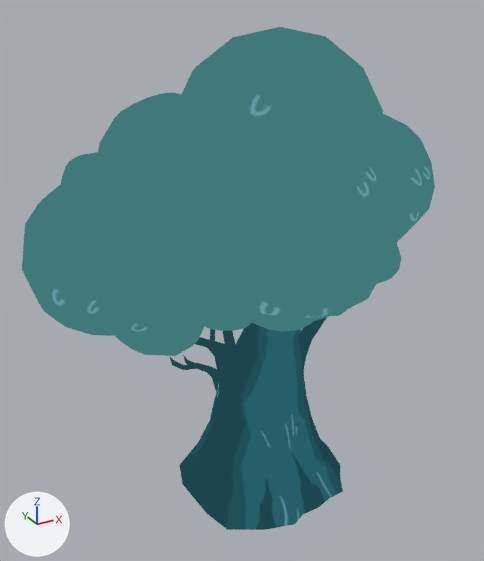
The glTF model godot/assets/models/battle/summons/TreeEvil.glb, before and after one commit.
Camera for both pictures: a camera (50 mm lens) standing at (-0.183, -0.309, 0.291) and looking at (-0.01, 0.005, 0.134). Arrows for +X, +Y and +Z are at lower left; the lights stay in place. The first picture is the older version. Both versions are drawn at frame 5 of the action 'EvilTree_Idle'; the numbers are the values there. Vertices at exactly the same position are counted once.

Script lines for the objects in view, before the commit:
```python
me_treeevil = bpy.data.meshes.new('TreeEvil')
me_treeevil.from_pydata(...)  # 1024 vertices, 1874 faces; spans x -2.65..2.19, y 0.01..5.44, z -1.45..1.45
me_treeevil.materials.append(mat_treeevil)
ob_treeevil_001 = bpy.data.objects.new('TreeEvil.001', me_treeevil)
ob_treeevil_001.parent = ob_treeevil
ob_treeevil_001.location = (0.0, 0.00474, 0.0)
ob_treeevil_001.rotation_euler = (1.571, 0.0, 0.0)  # degrees (90, 0, 0)
```
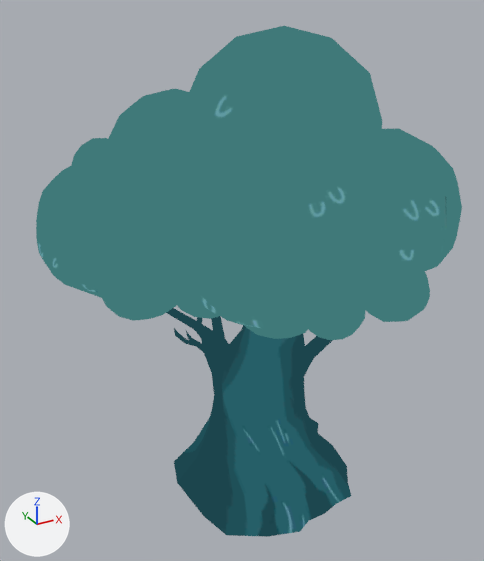
Boxes [x1, y1, x2, y2] around the edits, measured in the pictures (484 x 561 px; the box of a moved part takes in the faces that stretch with it):
'TreeEvil.001', reshaped, moved, rescaled, turned: before [22, 27, 435, 530]; after [36, 26, 462, 537]
part 1 of me_treeevil, moved or reshaped: before [116, 309, 207, 356]; after [102, 287, 176, 321]
part 2 of me_treeevil, moved or reshaped: before [204, 293, 259, 331]; after [171, 281, 219, 319]
part 3 of me_treeevil, moved or reshaped (mostly hidden before): before [332, 310, 346, 316]; after [309, 306, 365, 340]
part 4 of me_treeevil, moved or reshaped: before [22, 27, 435, 530]; after [36, 26, 462, 537]

Patch to the scene script:
```diff
--- a/godot/assets/models/battle/summons/TreeEvil.glb.py
+++ b/godot/assets/models/battle/summons/TreeEvil.glb.py
@@ me_treeevil @@
 # used by ob_treeevil_001; parent = ob_treeevil; location = (0.0, 0.00474, 0.0); rotation_euler = (1.571, 0.0, 0.0), in degrees (90, 0, 0)
-me_treeevil.from_pydata(...)  # 1024 vertices, 1874 faces; spans x -2.65..2.19, y 0.01..5.44, z -1.45..1.45
+me_treeevil.from_pydata(...)  # 1024 vertices, 1874 faces; spans x -2.28..1.94, y -1.6..1.9, z 0.02..5.45
+# me_treeevil part 1: the loose piece of 71 vertices spanning x -1.88..-0.83, y 2.2..3.11, z -0.78..0.78 is multiplied about its middle by the matrix ((0.815, -0.004, -0.583), (-0.627, -0.071, -0.811), (-0.003, 0.949, -0.003)), then moved by (0.26, -1.81, 2.63)
+# me_treeevil part 2: the loose piece of 57 vertices spanning x -1.08..-0.11, y 2.3..3.06, z -0.74..0.73 is multiplied about its middle by the matrix ((0.815, -0.002, -0.584), (-0.628, -0.04, -0.811), (-0.001, 0.95, -0.003)), then moved by (0.12, -2.3, 2.65)
+# me_treeevil part 3: the loose piece of 71 vertices spanning x 0.44..1.16, y 2.1..2.68, z -0.58..0.58 is multiplied about its middle by the matrix ((0.814, 0.001, -0.593), (-0.639, 0.003, -0.81), (-0.005, 0.967, -0.003)), then moved by (-0.14, -2.9, 2.36)
+# me_treeevil part 4: 825 of 1024 vertices moved; they spanned x -2.65..2.19, y 0.01..5.44, z -1.45..1.45 and now span x -2.28..1.94, y -1.6..1.9, z 0.02..5.45; mean shift (0.04, -2.66, 2.71); largest move (0.69, 5.34, -0.09) -> (0.62, -0.25, 5.34)
 me_treeevil.materials.append(mat_treeevil)
@@ ob_treeevil_001 @@
 ob_treeevil_001 = bpy.data.objects.new('TreeEvil.001', me_treeevil)
-ob_treeevil_001.parent = ob_treeevil
-ob_treeevil_001.location = (0.0, 0.00474, 0.0)
-ob_treeevil_001.rotation_euler = (1.571, 0.0, 0.0)  # degrees (90, 0, 0)
+ob_treeevil_001.location = (0.0, 0.0, 0.0)
+ob_treeevil_001.scale = (0.05, 0.05, 0.05)
```
